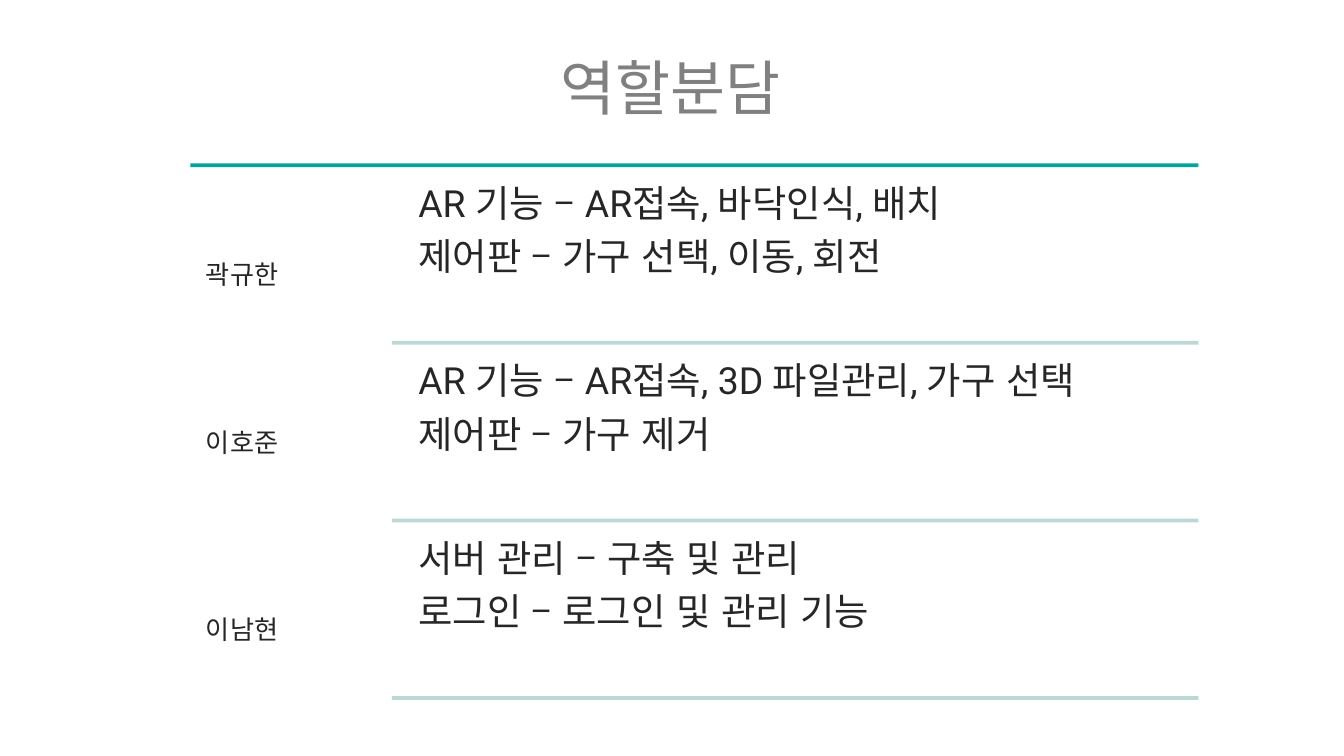
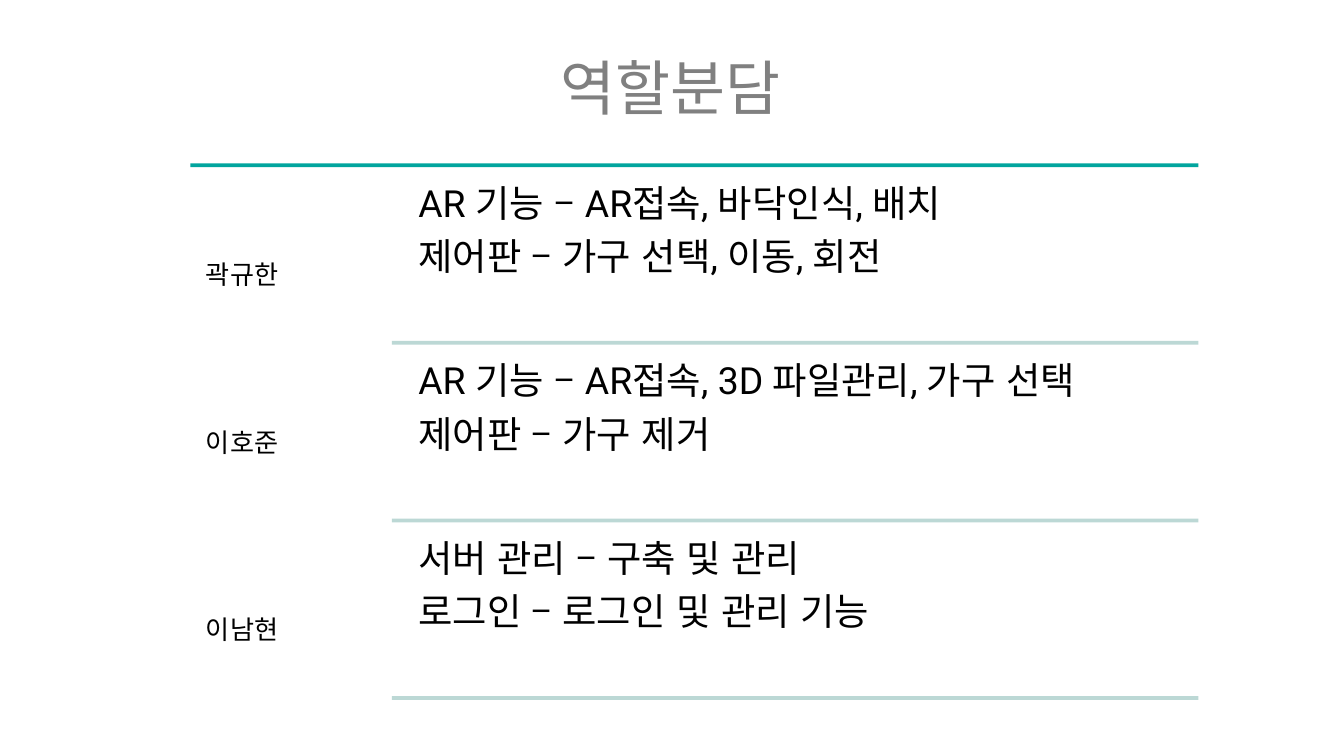
Before and after one commit to ptyoiy/ARwork, a slide deck: slide 14 of 호남-발표자료.pptx. Drawn at 1344x756 pixels with LibreOffice and Linux fonts; fonts in the diff are those of the drawing. Boxes give left, top, right and bottom in pixels: in the first picture for what was removed or moved away, otherwise in the second. Text is boxed around its words. In the diff, an @@ line names an element or a change of style, - is before the commit and + after.

```diff
--- a/호남-발표자료.pptx
+++ b/호남-발표자료.pptx
@@ text colour #262626 to #000000 in 4 elements at (x1=206, y1=262, x2=278, y2=641), (x1=418, y1=186, x2=941, y2=275), (x1=418, y1=363, x2=1075, y2=451), (x1=418, y1=541, x2=869, y2=628) @@
```
Also in this commit, not shown: 9 other slides changed, 2 other files.
